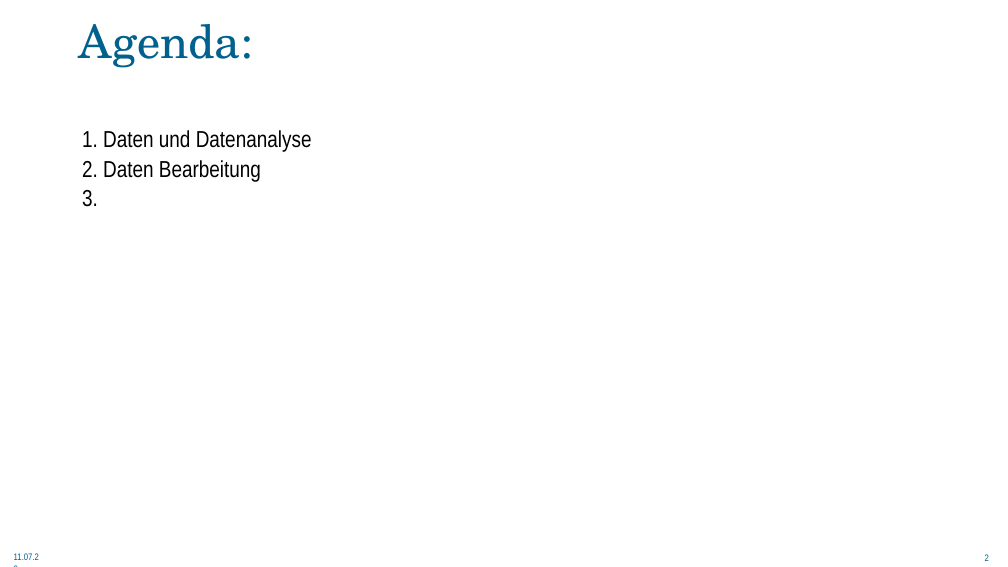
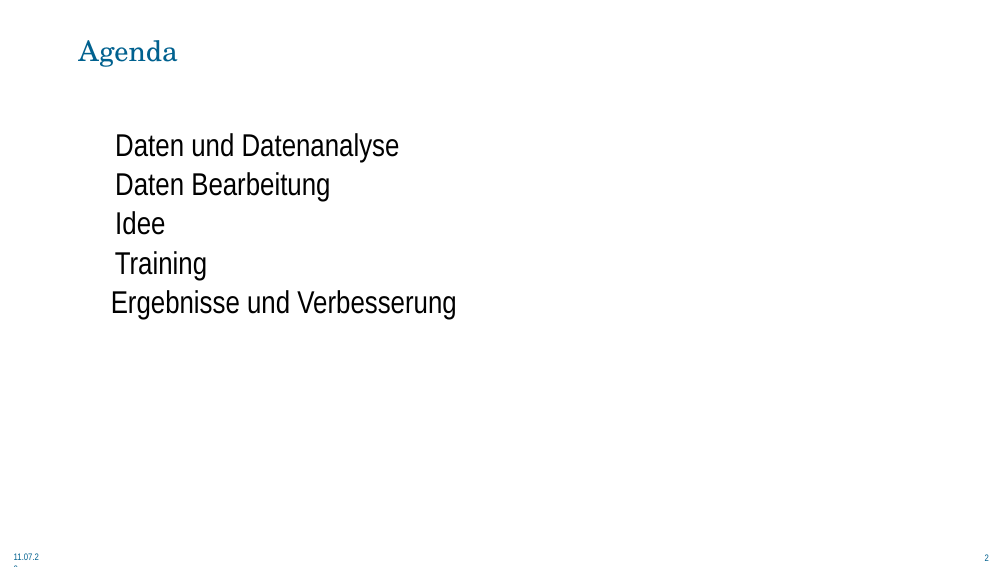
Before and after one commit to 5yntek/DataScienceProject, a slide deck: slide 2 of libreoffice/DataScienceMerge.odp. Drawn at 1008x567 pixels with LibreOffice and Linux fonts; fonts in the diff are those of the drawing; background and template pictures are left out. Boxes give left, top, right and bottom in pixels: in the first picture for what was removed or moved away, otherwise in the second. Text is boxed around its words. In the diff, an @@ line names an element or a change of style, - is before the commit and + after.

```diff
--- a/libreoffice/DataScienceMerge.odp
+++ b/libreoffice/DataScienceMerge.odp
@@ title at box(78, 40, 178, 67): text changed; size 88 to 54 pt @@
-Agenda:
+Agenda
@@ text at box(111, 133, 456, 320): text changed; size 44 to 60 pt @@
-1. Daten und Datenanalyse
-2. Daten Bearbeitung
-3.
+1. Daten und Datenanalyse
+2. Daten Bearbeitung
+3. Idee
+4. Training
+5. Ergebnisse und Verbesserung
```
Also in this commit, not shown: 6 other slides changed.
